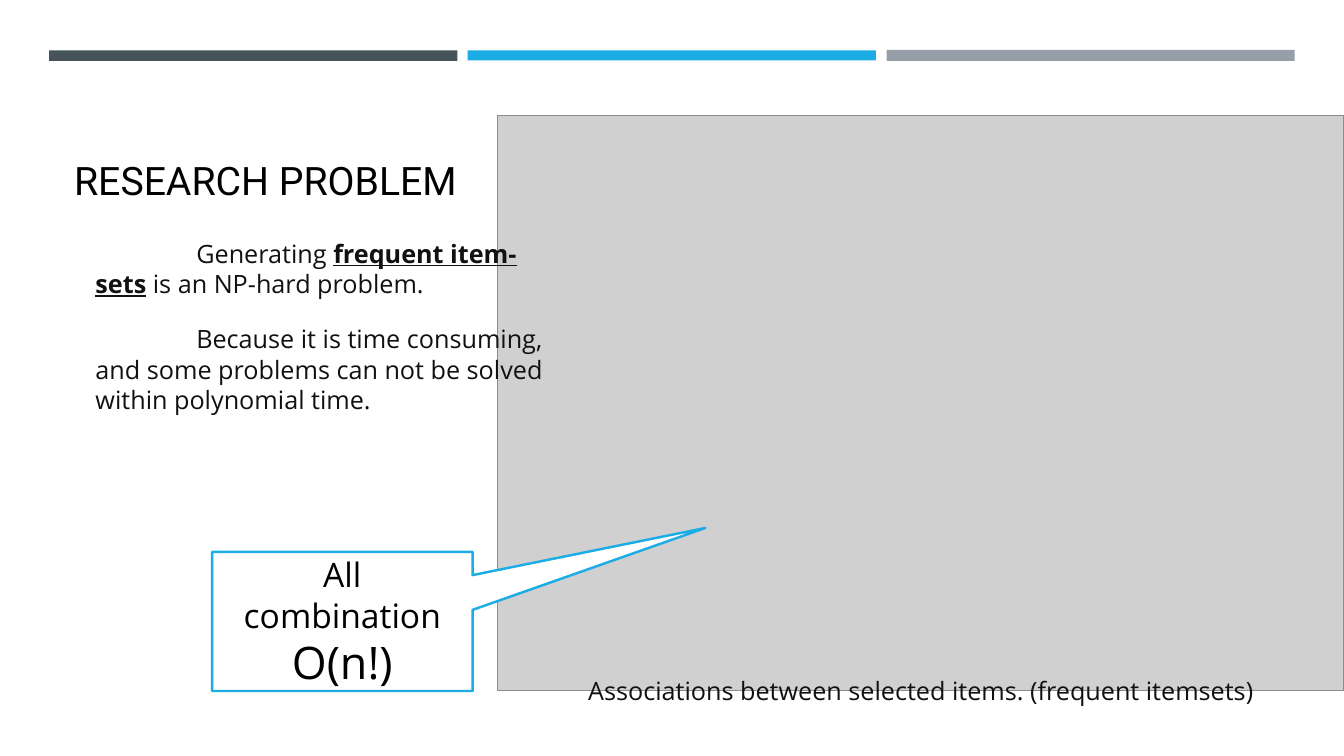
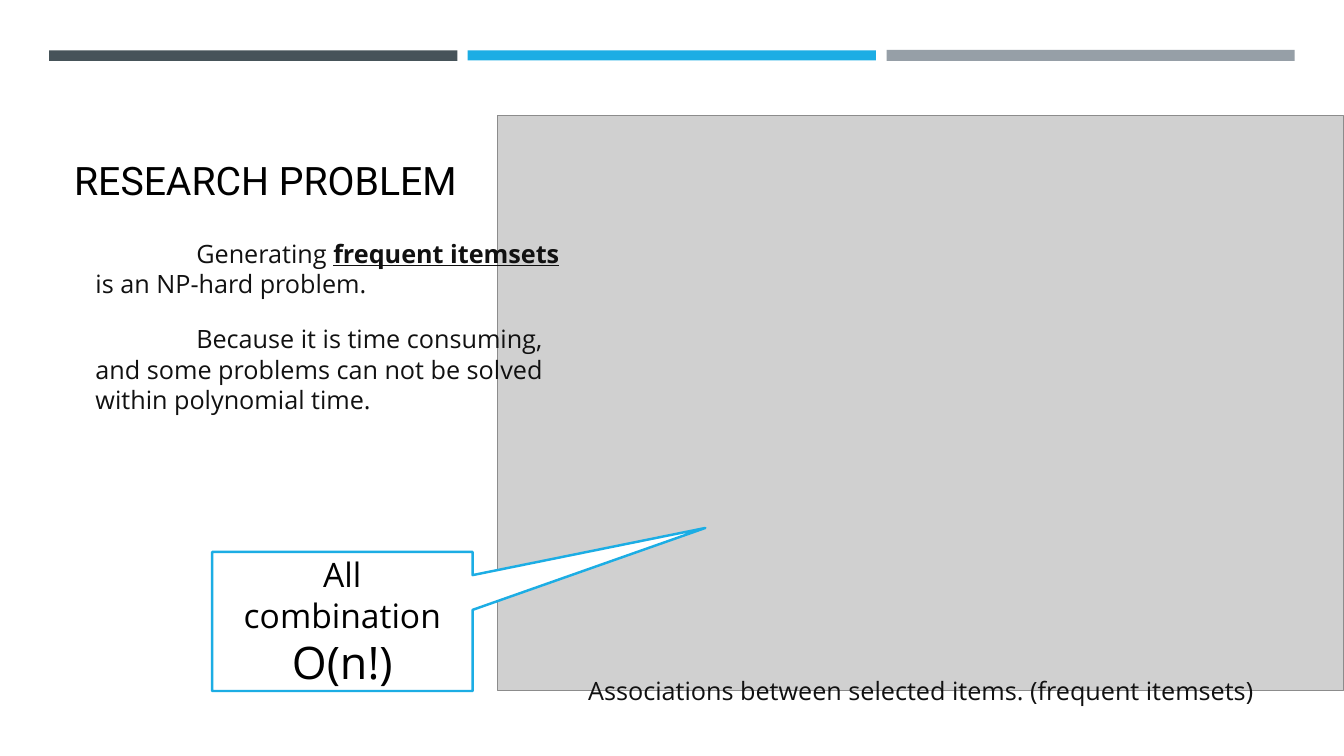
Before and after one commit to Wanarut/Review_literature, a slide deck: slide 13 of Impact of Genetic Algorithms Operators on Association Rules Extraction.pptx (slide 12 before the commit). Drawn at 1344x756 pixels with LibreOffice and Linux fonts; fonts in the diff are those of the drawing; grey boxes stand for pictures. Boxes give left, top, right and bottom in pixels: in the first picture for what was removed or moved away, otherwise in the second. Text is boxed around its words. In the diff, an @@ line names an element or a change of style, - is before the commit and + after.

```diff
--- a/Impact of Genetic Algorithms Operators on Association Rules Extraction.pptx
+++ b/Impact of Genetic Algorithms Operators on Association Rules Extraction.pptx
@@ text at [95, 239, 559, 299]: text changed @@
-Generating frequent item-sets is an NP-hard problem.
+Generating frequent itemsets is an NP-hard problem.
```
Also in this commit, not shown: 2 other slides changed, 1 slide added.
